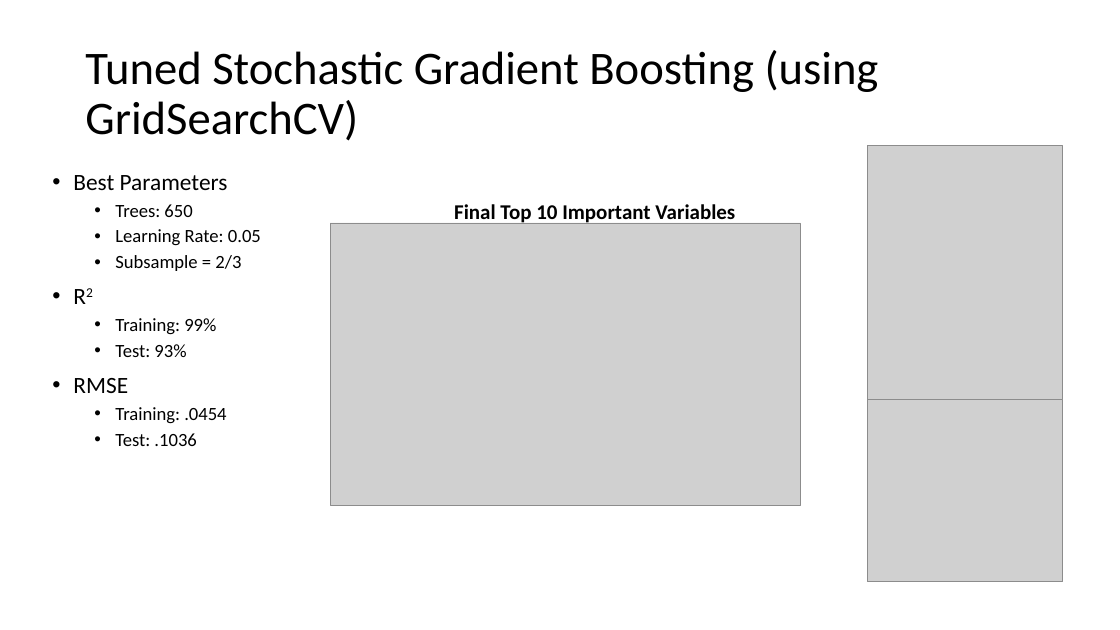
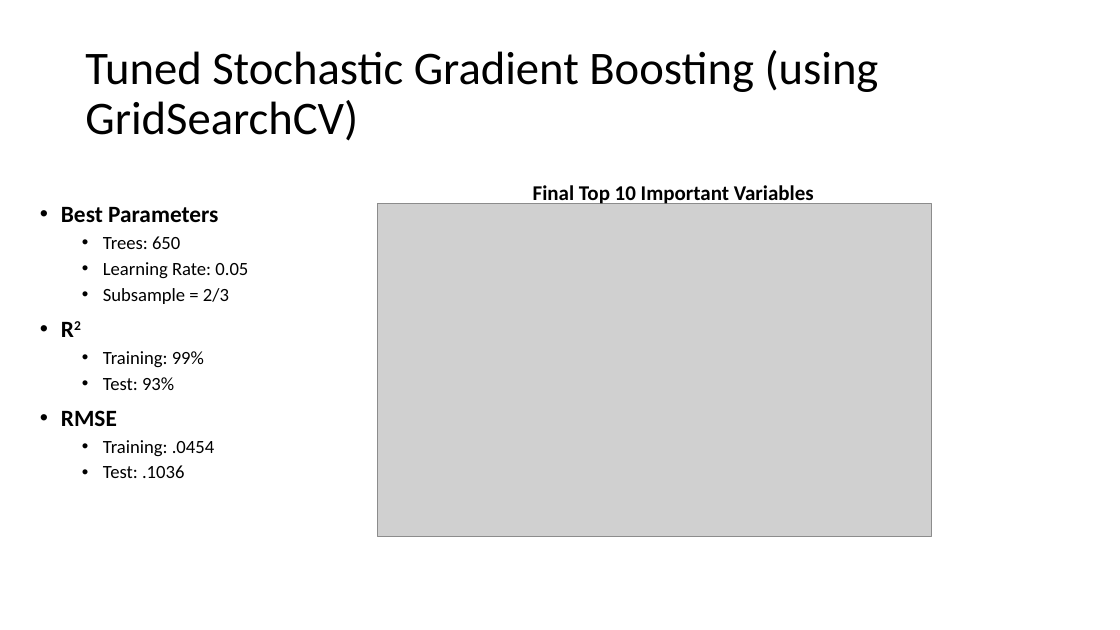
Before and after one commit to reflexiveprophecy/Kaggle_Predict_Ames_Iowa_Housing_Prices, a slide deck: slide 9 of Tree Based Models.pptx (slide 10 before the commit). Drawn at 1120x630 pixels with LibreOffice and Linux fonts; fonts in the diff are those of the drawing; grey boxes stand for pictures. Boxes give left, top, right and bottom in pixels: in the first picture for what was removed or moved away, otherwise in the second. Text is boxed around its words. In the diff, an @@ line names an element or a change of style, - is before the commit and + after.

```diff
--- a/Tree Based Models.pptx
+++ b/Tree Based Models.pptx
@@ picture removed at (867,146,1063,400) @@
@@ text "Final Top 10 Important Variables": place and size @@
-text "Final Top 10 Important Variables" at (454,204,735,226)
+text "Final Top 10 Important Variables" at (533,185,814,206)
@@ text "Best Parameters": place and size @@
-text "Best Parameters" at (73,175,261,446)
+text "Best Parameters" at (61,207,248,478)
@@ text at (61,207,218,426): bold on in "Best Parameters", "R2", "RMSE" @@
@@ picture: place and size @@
-picture at (330,223,801,505)
+picture at (377,203,932,536)
@@ picture removed at (867,399,1063,581) @@
```
Also in this commit, not shown: 7 other slides changed, 1 slide added, 1 slide removed, 3 other files.
